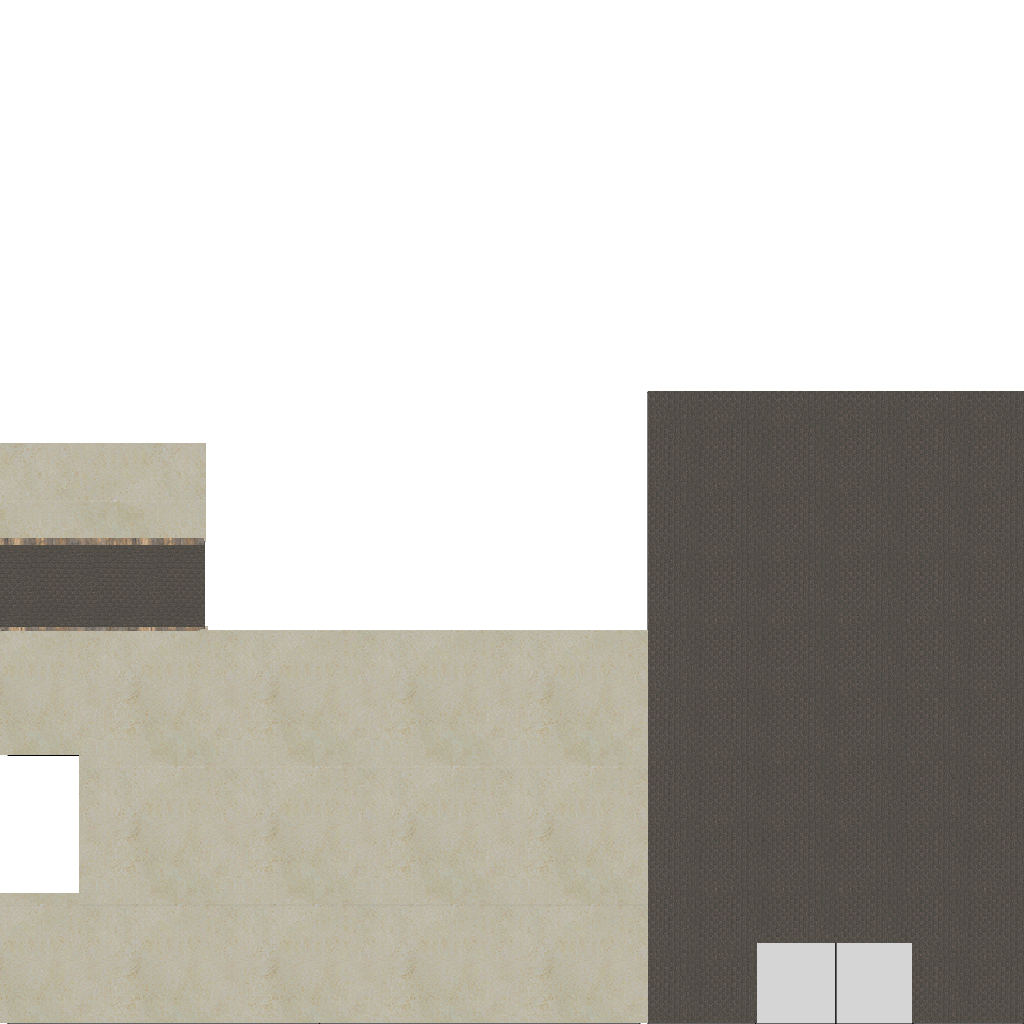
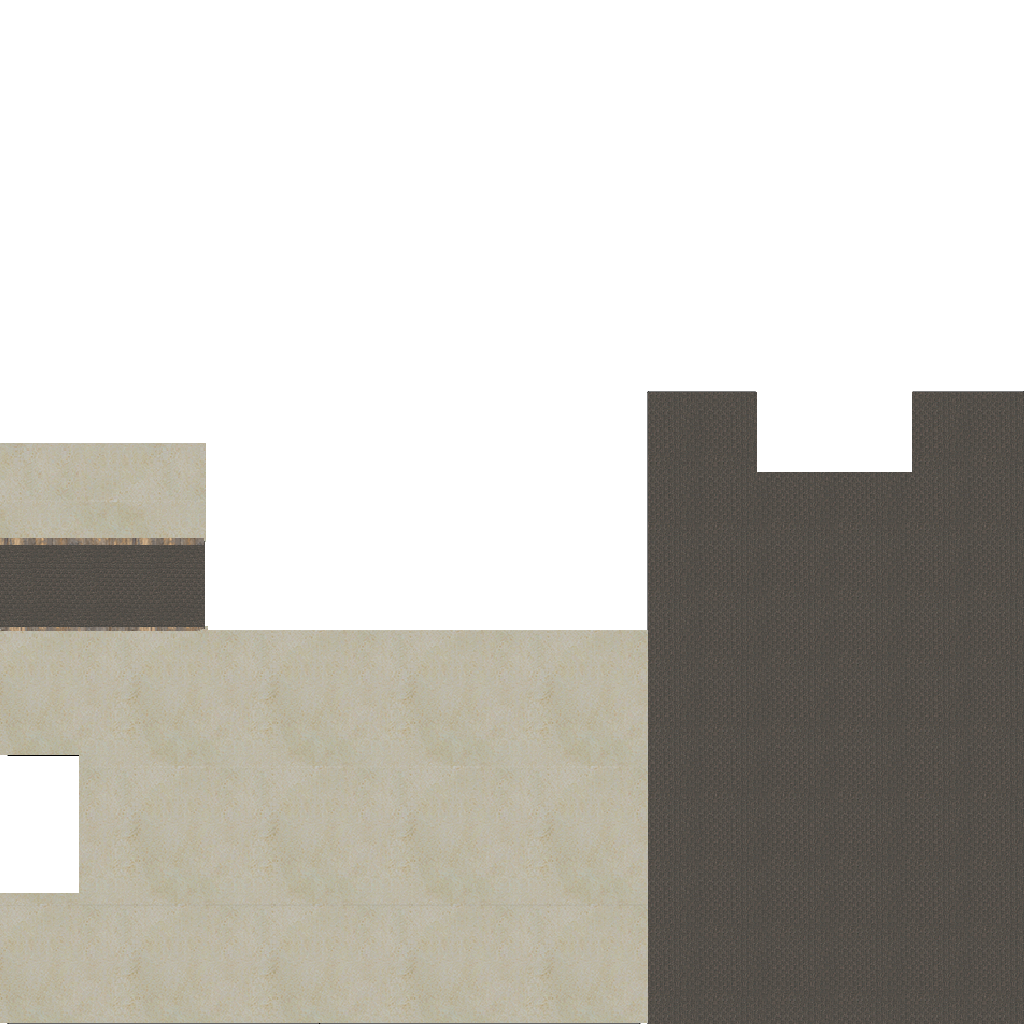
The second 1024px x 1024px image is a revision of the first. Changes to its layers:
painted on "Layer 3" over box(648, 391, 1024, 1024)
